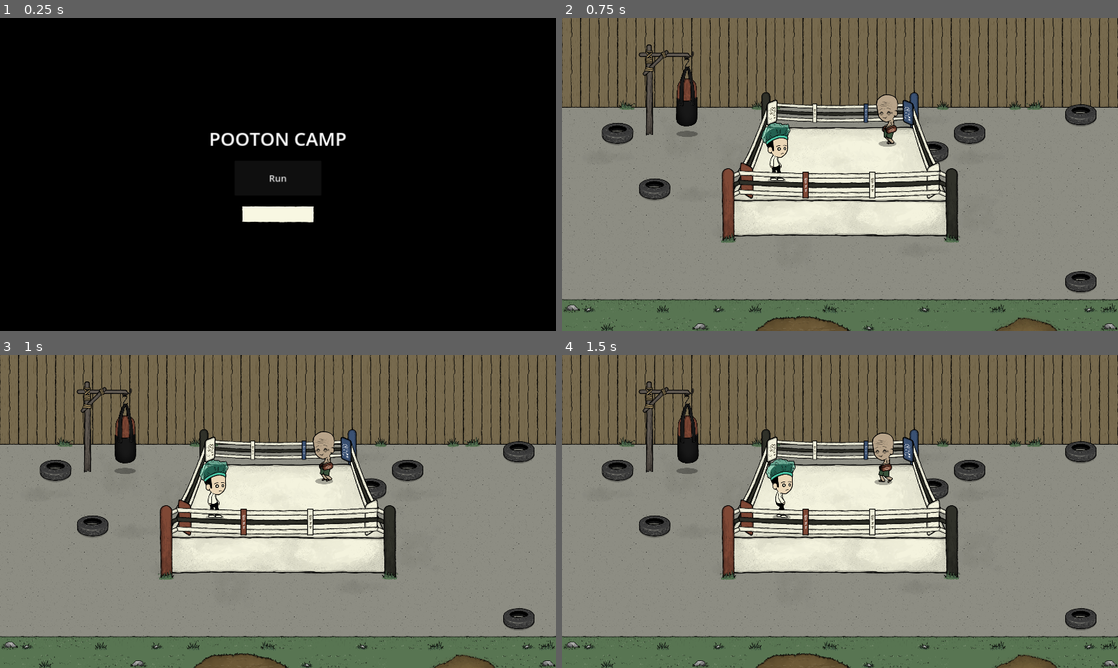
Above: before the commit, frames 1-4 (two rows, left to right).
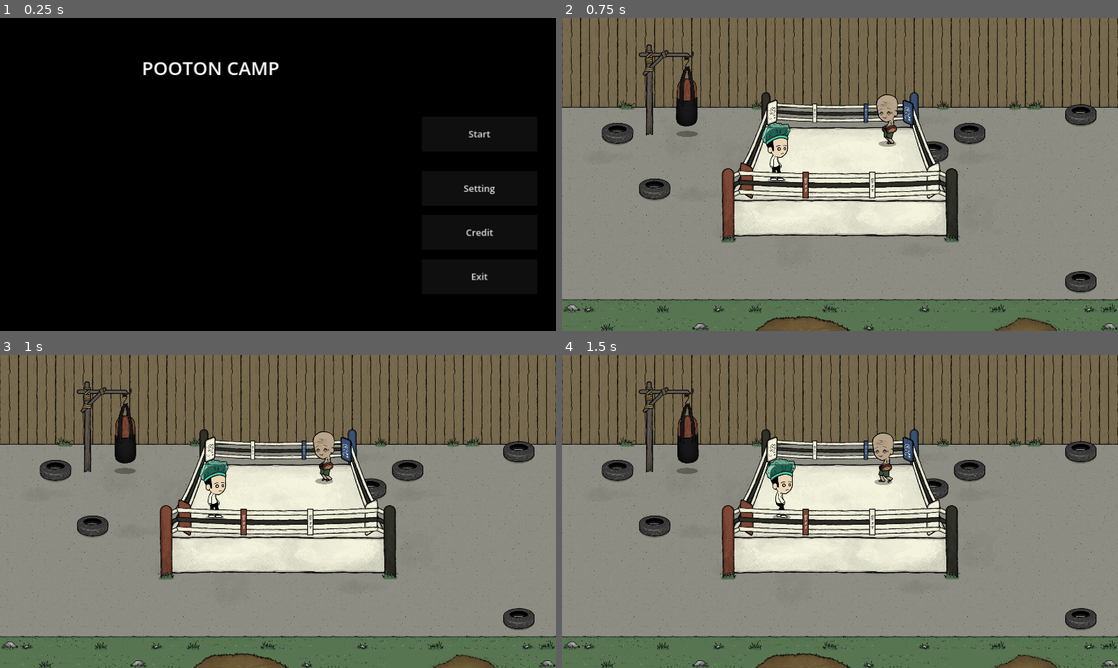
Above: after the commit, the same moments.

Repository: Suthameow/Pooton_Camp
Game: Godot game, scene res://Scenes/Main/main_start.tscn
Same seed, same stepped clock (60 frames per second), same inputs: the game is played once before the commit and once after it.
Inputs:
- Up to frame 1 (0.25 s): no input
- Up to frame 2 (0.75 s): click "Run" (after the commit: "Start") at 0.5 s
- Up to frame 3 (1 s): no input
- Up to frame 4 (1.5 s): hold D (Forward) from 1.28 s (still down)

The runs differ from the first frame. In frame 1, 2.1% of the frame differs, in the area x 25-89%, y 14-84%; in frame 2, nothing differs; in frame 3, nothing differs; in frame 4, nothing differs.

Commit message:
Character Selection
Character Selection

Diff:
--- /dev/null
+++ b/Images/Theme/th_UI.tres
@@ -0,0 +1,27 @@
+[gd_resource type="Theme" load_steps=6 format=3 uid="uid://b8ijxab5wx82h"]
+
+[ext_resource type="FontFile" uid="uid://bngj84ep1o6y" path="res://Fonts/Mali/Mali-SemiBold.ttf" id="1_28bok"]
+[ext_resource type="Texture2D" uid="uid://cdiwegdqe3qu1" path="res://Images/UI/UI_1024.png" id="2_1k1a2"]
+[ext_resource type="FontFile" uid="uid://c31xefx26850c" path="res://Fonts/Mali/Mali-Regular.ttf" id="2_iaxxq"]
+
+[sub_resource type="AtlasTexture" id="AtlasTexture_w6tru"]
+atlas = ExtResource("2_1k1a2")
+region = Rect2(768, 704, 256, 64)
+
+[sub_resource type="StyleBoxTexture" id="StyleBoxTexture_racwy"]
+texture = SubResource("AtlasTexture_w6tru")
+texture_margin_left = 16.0
+texture_margin_top = 16.0
+texture_margin_right = 16.0
+texture_margin_bottom = 16.0
+
+[resource]
+Button/colors/font_color = Color(0, 0, 0, 1)
+Button/font_sizes/font_size = 54
+Button/fonts/font = ExtResource("1_28bok")
+Button/styles/normal = SubResource("StyleBoxTexture_racwy")
+Label/fonts/font = ExtResource("1_28bok")
+RichTextLabel/font_sizes/bold_font_size = 32
+RichTextLabel/font_sizes/normal_font_size = 26
+RichTextLabel/fonts/bold_font = ExtResource("1_28bok")
+RichTextLabel/fonts/normal_font = ExtResource("2_iaxxq")
--- /dev/null
+++ b/Scenes/Main/character_selection.tscn
@@ -0,0 +1,245 @@
+[gd_scene load_steps=5 format=3 uid="uid://cb42ik0ta0a7b"]
+
+[ext_resource type="Texture2D" uid="uid://cdiwegdqe3qu1" path="res://Images/UI/UI_1024.png" id="1_ndh55"]
+[ext_resource type="PackedScene" uid="uid://w4swgoox677t" path="res://Scenes/Characters/Doctor.tscn" id="2_0nqo3"]
+[ext_resource type="Theme" uid="uid://b8ijxab5wx82h" path="res://Images/Theme/th_UI.tres" id="2_l78st"]
+
+[sub_resource type="AtlasTexture" id="AtlasTexture_0vvx7"]
+atlas = ExtResource("1_ndh55")
+region = Rect2(800, 928, 64, 64)
+
+[node name="CharacterSelection" type="Control"]
+layout_mode = 3
+anchors_preset = 15
+anchor_right = 1.0
+anchor_bottom = 1.0
+grow_horizontal = 2
+grow_vertical = 2
+
+[node name="Background" type="TextureRect" parent="."]
+self_modulate = Color(0.252028, 0.252028, 0.252028, 1)
+layout_mode = 1
+anchors_preset = 15
+anchor_right = 1.0
+anchor_bottom = 1.0
+grow_horizontal = 2
+grow_vertical = 2
+texture = SubResource("AtlasTexture_0vvx7")
+
+[node name="MarginContainer" type="MarginContainer" parent="."]
+layout_mode = 1
+anchors_preset = 15
+anchor_right = 1.0
+anchor_bottom = 1.0
+grow_horizontal = 2
+grow_vertical = 2
+theme_override_constants/margin_left = 64
+theme_override_constants/margin_top = 128
+theme_override_constants/margin_right = 64
+theme_override_constants/margin_bottom = 128
+
+[node name="VBoxContainer" type="VBoxContainer" parent="MarginContainer"]
+layout_mode = 2
+theme = ExtResource("2_l78st")
+theme_override_constants/separation = 64
+
+[node name="Label2" type="Label" parent="MarginContainer/VBoxContainer"]
+layout_mode = 2
+theme_override_font_sizes/font_size = 64
+text = "Character Selection"
+horizontal_alignment = 1
+uppercase = true
+
+[node name="HBoxContainer" type="HBoxContainer" parent="MarginContainer/VBoxContainer"]
+layout_mode = 2
+size_flags_vertical = 3
+theme_override_constants/separation = 64
+
+[node name="GridContainer" type="GridContainer" parent="MarginContainer/VBoxContainer/HBoxContainer"]
+custom_minimum_size = Vector2(904, 0)
+layout_mode = 2
+theme_override_constants/h_separation = 8
+theme_override_constants/v_separation = 32
+columns = 4
+
+[node name="Character_Panel" type="Button" parent="MarginContainer/VBoxContainer/HBoxContainer/GridContainer"]
+custom_minimum_size = Vector2(220, 320)
+layout_mode = 2
+theme = ExtResource("2_l78st")
+
+[node name="VBoxContainer" type="VBoxContainer" parent="MarginContainer/VBoxContainer/HBoxContainer/GridContainer/Character_Panel"]
+layout_mode = 1
+anchors_preset = 15
+anchor_right = 1.0
+anchor_bottom = 1.0
+grow_horizontal = 2
+grow_vertical = 2
+
+[node name="Control" type="Control" parent="MarginContainer/VBoxContainer/HBoxContainer/GridContainer/Character_Panel/VBoxContainer"]
+custom_minimum_size = Vector2(220, 250)
+layout_mode = 2
+
+[node name="Doctor" parent="MarginContainer/VBoxContainer/HBoxContainer/GridContainer/Character_Panel/VBoxContainer/Control" instance=ExtResource("2_0nqo3")]
+position = Vector2(110, 240)
+
+[node name="Label2" type="Label" parent="MarginContainer/VBoxContainer/HBoxContainer/GridContainer/Character_Panel/VBoxContainer"]
+self_modulate = Color(0, 0, 0, 1)
+custom_minimum_size = Vector2(0, 50)
+layout_mode = 2
+theme_override_font_sizes/font_size = 32
+text = "Doctor"
+horizontal_alignment = 1
+vertical_alignment = 1
+uppercase = true
+
+[node name="Character_Panel2" type="Button" parent="MarginContainer/VBoxContainer/HBoxContainer/GridContainer"]
+custom_minimum_size = Vector2(220, 320)
+layout_mode = 2
+theme = ExtResource("2_l78st")
+
+[node name="VBoxContainer" type="VBoxContainer" parent="MarginContainer/VBoxContainer/HBoxContainer/GridContainer/Character_Panel2"]
+layout_mode = 1
+anchors_preset = 15
+anchor_right = 1.0
+anchor_bottom = 1.0
+grow_horizontal = 2
+grow_vertical = 2
+
+[node name="Control" type="Control" parent="MarginContainer/VBoxContainer/HBoxContainer/GridContainer/Character_Panel2/VBoxContainer"]
+custom_minimum_size = Vector2(220, 250)
+layout_mode = 2
+
+[node name="Doctor" parent="MarginContainer/VBoxContainer/HBoxContainer/GridContainer/Character_Panel2/VBoxContainer/Control" instance=ExtResource("2_0nqo3")]
+position = Vector2(110, 240)
+
+[node name="Label2" type="Label" parent="MarginContainer/VBoxContainer/HBoxContainer/GridContainer/Character_Panel2/VBoxContainer"]
+self_modulate = Color(0, 0, 0, 1)
+custom_minimum_size = Vector2(0, 50)
+layout_mode = 2
+theme_override_font_sizes/font_size = 32
+text = "Doctor"
+horizontal_alignment = 1
+vertical_alignment = 1
+uppercase = true
+
+[node name="Character_Panel3" type="Button" parent="MarginContainer/VBoxContainer/HBoxContainer/GridContainer"]
+custom_minimum_size = Vector2(220, 320)
+layout_mode = 2
+theme = ExtResource("2_l78st")
+
+[node name="VBoxContainer" type="VBoxContainer" parent="MarginContainer/VBoxContainer/HBoxContainer/GridContainer/Character_Panel3"]
+layout_mode = 1
+anchors_preset = 15
+anchor_right = 1.0
+anchor_bottom = 1.0
+grow_horizontal = 2
+grow_vertical = 2
+
+[node name="Control" type="Control" parent="MarginContainer/VBoxContainer/HBoxContainer/GridContainer/Character_Panel3/VBoxContainer"]
+custom_minimum_size = Vector2(220, 250)
+layout_mode = 2
+
+[node name="Doctor" parent="MarginContainer/VBoxContainer/HBoxContainer/GridContainer/Character_Panel3/VBoxContainer/Control" instance=ExtResource("2_0nqo3")]
+position = Vector2(110, 240)
+
+[node name="Label2" type="Label" parent="MarginContainer/VBoxContainer/HBoxContainer/GridContainer/Character_Panel3/VBoxContainer"]
+self_modulate = Color(0, 0, 0, 1)
+custom_minimum_size = Vector2(0, 50)
+layout_mode = 2
+theme_override_font_sizes/font_size = 32
+text = "Doctor"
+horizontal_alignment = 1
+vertical_alignment = 1
+uppercase = true
+
+[node name="Character_Panel4" type="Button" parent="MarginContainer/VBoxContainer/HBoxContainer/GridContainer"]
+custom_minimum_size = Vector2(220, 320)
+layout_mode = 2
+theme = ExtResource("2_l78st")
+
+[node name="VBoxContainer" type="VBoxContainer" parent="MarginContainer/VBoxContainer/HBoxContainer/GridContainer/Character_Panel4"]
+layout_mode = 1
+anchors_preset = 15
+anchor_right = 1.0
+anchor_bottom = 1.0
+grow_horizontal = 2
+grow_vertical = 2
+
+[node name="Control" type="Control" parent="MarginContainer/VBoxContainer/HBoxContainer/GridContainer/Character_Panel4/VBoxContainer"]
+custom_minimum_size = Vector2(220, 250)
+layout_mode = 2
+
+[node name="Doctor" parent="MarginContainer/VBoxContainer/HBoxContainer/GridContainer/Character_Panel4/VBoxContainer/Control" instance=ExtResource("2_0nqo3")]
+position = Vector2(110, 240)
+
+[node name="Label2" type="Label" parent="MarginContainer/VBoxContainer/HBoxContainer/GridContainer/Character_Panel4/VBoxContainer"]
+self_modulate = Color(0, 0, 0, 1)
+custom_minimum_size = Vector2(0, 50)
+layout_mode = 2
+theme_override_font_sizes/font_size = 32
+text = "Doctor"
+horizontal_alignment = 1
+vertical_alignment = 1
+uppercase = true
+
+[node name="Character_Panel5" type="Button" parent="MarginContainer/VBoxContainer/HBoxContainer/GridContainer"]
+custom_minimum_size = Vector2(220, 320)
+layout_mode = 2
+theme = ExtResource("2_l78st")
+
+[node name="VBoxContainer" type="VBoxContainer" parent="MarginContainer/VBoxContainer/HBoxContainer/GridContainer/Character_Panel5"]
+layout_mode = 1
+anchors_preset = 15
+anchor_right = 1.0
+anchor_bottom = 1.0
+grow_horizontal = 2
+grow_vertical = 2
+
+[node name="Control" type="Control" parent="MarginContainer/VBoxContainer/HBoxContainer/GridContainer/Character_Panel5/VBoxContainer"]
+custom_minimum_size = Vector2(220, 250)
+layout_mode = 2
+
+[node name="Doctor" parent="MarginContainer/VBoxContainer/HBoxContainer/GridContainer/Character_Panel5/VBoxContainer/Control" instance=ExtResource("2_0nqo3")]
+position = Vector2(110, 240)
+
+[node name="Label2" type="Label" parent="MarginContainer/VBoxContainer/HBoxContainer/GridContainer/Character_Panel5/VBoxContainer"]
+self_modulate = Color(0, 0, 0, 1)
+custom_minimum_size = Vector2(0, 50)
+layout_mode = 2
+theme_override_font_sizes/font_size = 32
+text = "Doctor"
+horizontal_alignment = 1
+vertical_alignment = 1
+uppercase = true
+
+[node name="Container" type="VBoxContainer" parent="MarginContainer/VBoxContainer/HBoxContainer"]
+layout_mode = 2
+size_flags_horizontal = 3
+theme_override_constants/separation = 24
+
+[node name="Label" type="Label" parent="MarginContainer/VBoxContainer/HBoxContainer/Container"]
+layout_mode = 2
+theme_override_font_sizes/font_size = 48
+text = "Lorem Ipsum"
+uppercase = true
+
+[node name="Label2" type="Label" parent="MarginContainer/VBoxContainer/HBoxContainer/Container"]
+layout_mode = 2
+theme_override_font_sizes/font_size = 32
+text = "\"Lorem Ipsum Lorem Ipsum\""
+
+[node name="RichTextLabel" type="RichTextLabel" parent="MarginContainer/VBoxContainer/HBoxContainer/Container"]
+layout_mode = 2
+size_flags_vertical = 3
+text = "Lorem Ipsum is simply dummy text of the printing and typesetting industry. Lorem Ipsum has been the industry's standard dummy text ever since the 1500s, when an unknown printer took a galley of type and scrambled it to make a type specimen book. It has survived not only five centuries, but also the leap into electronic typesetting, remaining essentially unchanged."
+
+[node name="Label3" type="Label" parent="MarginContainer/VBoxContainer/HBoxContainer/Container"]
+layout_mode = 2
+theme_override_font_sizes/font_size = 32
+text = "\"Lorem Ipsum Lorem Ipsum\""
+vertical_alignment = 1
+
+[node name="Button" type="Button" parent="MarginContainer/VBoxContainer/HBoxContainer/Container"]
+custom_minimum_size = Vector2(0, 128)
+layout_mode = 2
+text = "START"
--- a/Scenes/Main/main_start.tscn
+++ b/Scenes/Main/main_start.tscn
@@ -1,7 +1,11 @@
-[gd_scene load_steps=4 format=3 uid="uid://chy3vs3youdw0"]
+[gd_scene load_steps=5 format=3 uid="uid://chy3vs3youdw0"]
 
 [ext_resource type="Script" path="res://Scenes/Main/main_start.gd" id="1_ghajp"]
 [ext_resource type="Texture2D" uid="uid://cdiwegdqe3qu1" path="res://Images/UI/UI_1024.png" id="2_et3jv"]
+
+[sub_resource type="AtlasTexture" id="AtlasTexture_xs2yn"]
+atlas = ExtResource("2_et3jv")
+region = Rect2(800, 928, 64, 64)
 
 [sub_resource type="AtlasTexture" id="AtlasTexture_fc1qm"]
 atlas = ExtResource("2_et3jv")
@@ -16,46 +20,89 @@
 grow_vertical = 2
 script = ExtResource("1_ghajp")
 
-[node name="ColorRect" type="ColorRect" parent="."]
+[node name="TextureRect" type="TextureRect" parent="."]
+self_modulate = Color(0, 0, 0, 1)
 layout_mode = 1
 anchors_preset = 15
 anchor_right = 1.0
 anchor_bottom = 1.0
 grow_horizontal = 2
 grow_vertical = 2
-color = Color(0, 0, 0, 1)
+texture = SubResource("AtlasTexture_xs2yn")
 
-[node name="VBoxContainer" type="VBoxContainer" parent="."]
+[node name="MarginContainer" type="MarginContainer" parent="."]
 layout_mode = 1
-anchors_preset = 14
-anchor_top = 0.5
+anchors_preset = 15
 anchor_right = 1.0
-anchor_bottom = 0.5
-offset_top = -26.5
-offset_bottom = 26.5
+anchor_bottom = 1.0
 grow_horizontal = 2
 grow_vertical = 2
-theme_override_constants/separation = 32
-alignment = 1
+theme_override_constants/margin_left = 64
+theme_override_constants/margin_top = 128
+theme_override_constants/margin_right = 64
+theme_override_constants/margin_bottom = 128
 
-[node name="Label" type="Label" parent="VBoxContainer"]
+[node name="HBoxContainer" type="HBoxContainer" parent="MarginContainer"]
+layout_mode = 2
+theme_override_constants/separation = 64
+alignment = 2
+
+[node name="VBoxContainer" type="VBoxContainer" parent="MarginContainer/HBoxContainer"]
+layout_mode = 2
+size_flags_horizontal = 3
+
+[node name="Label" type="Label" parent="MarginContainer/HBoxContainer/VBoxContainer"]
 layout_mode = 2
 theme_override_font_sizes/font_size = 64
 text = "Pooton Camp"
 horizontal_alignment = 1
 uppercase = true
 
-[node name="Button" type="Button" parent="VBoxContainer"]
-custom_minimum_size = Vector2(300, 120)
+[node name="Menu" type="VBoxContainer" parent="MarginContainer/HBoxContainer"]
+layout_mode = 2
+theme_override_constants/separation = 32
+alignment = 2
+
+[node name="Button" type="Button" parent="MarginContainer/HBoxContainer/Menu"]
+custom_minimum_size = Vector2(400, 120)
 layout_mode = 2
 size_flags_horizontal = 4
 theme_override_font_sizes/font_size = 32
-text = "Run"
+text = "Start"
 
-[node name="TextureButton" type="TextureButton" parent="VBoxContainer"]
+[node name="HSeparator" type="HSeparator" parent="MarginContainer/HBoxContainer/Menu"]
+self_modulate = Color(1, 1, 1, 0)
+layout_mode = 2
+
+[node name="Button2" type="Button" parent="MarginContainer/HBoxContainer/Menu"]
+custom_minimum_size = Vector2(400, 120)
+layout_mode = 2
+size_flags_horizontal = 4
+theme_override_font_sizes/font_size = 32
+text = "Setting
+"
+
+[node name="Button3" type="Button" parent="MarginContainer/HBoxContainer/Menu"]
+custom_minimum_size = Vector2(400, 120)
+layout_mode = 2
+size_flags_horizontal = 4
+theme_override_font_sizes/font_size = 32
+text = "Credit
+"
+
+[node name="Button4" type="Button" parent="MarginContainer/HBoxContainer/Menu"]
+custom_minimum_size = Vector2(400, 120)
+layout_mode = 2
+size_flags_horizontal = 4
+theme_override_font_sizes/font_size = 32
+text = "Exit
+"
+
+[node name="TextureButton" type="TextureButton" parent="MarginContainer/HBoxContainer/Menu"]
+visible = false
 custom_minimum_size = Vector2(256, 64)
 layout_mode = 2
 size_flags_horizontal = 4
 texture_normal = SubResource("AtlasTexture_fc1qm")
 
-[connection signal="pressed" from="VBoxContainer/Button" to="." method="_on_button_pressed"]
+[connection signal="pressed" from="MarginContainer/HBoxContainer/Menu/Button" to="." method="_on_button_pressed"]
